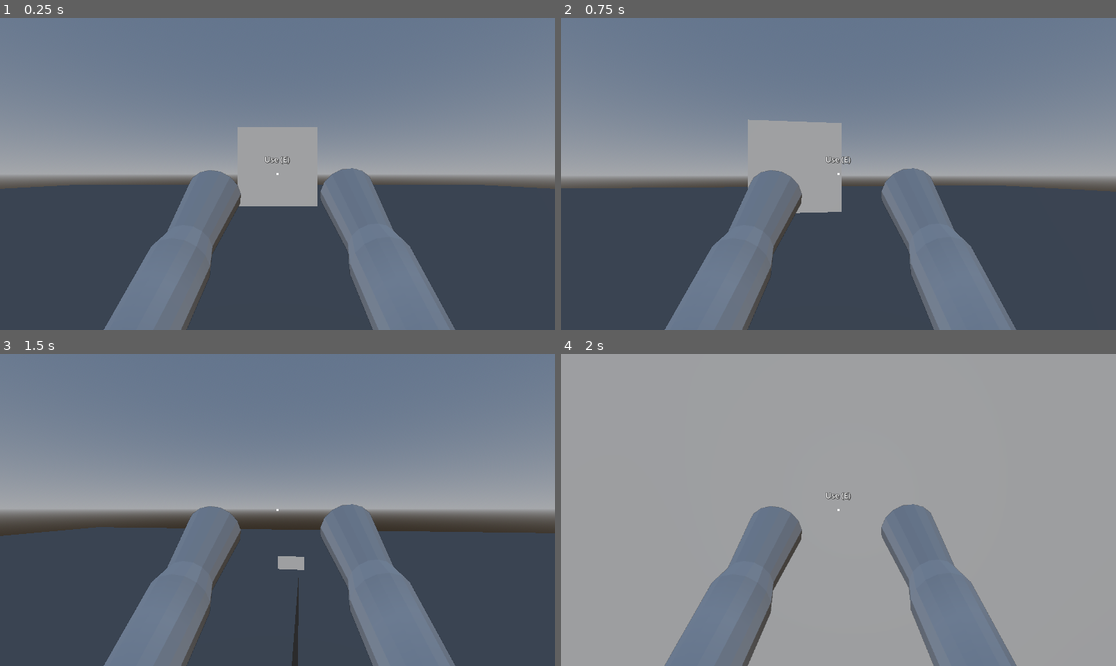
Above: before the commit, frames 1-4 (two rows, left to right).
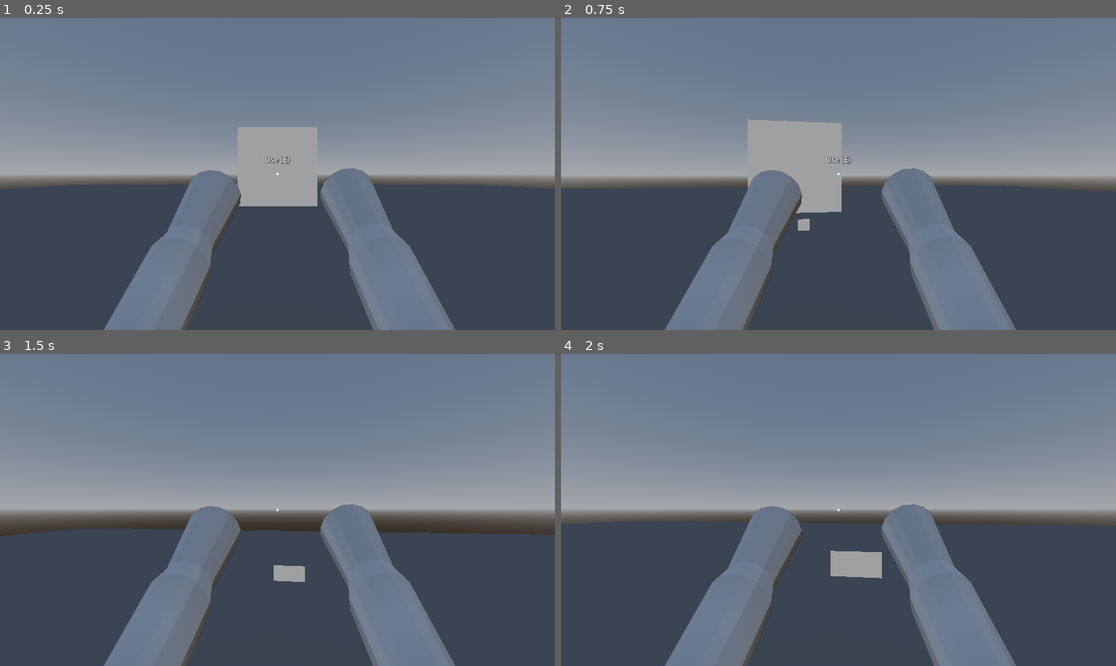
Above: after the commit, the same moments.

Repository: arch-it-ect-9/player-drop-in-scene
Game: Godot game, scene res://scenes/levels/test_level.tscn
Same seed, same stepped clock (60 frames per second), same inputs: the game is played once before the commit and once after it.
Inputs (mouse positions are in pixels of both pictures, inside the frame that each line leads up to):
- Up to frame 1 (0.25 s): no input
- Up to frame 2 (0.75 s): tap Enter at 0.5 s; move the mouse to (866, 174) at 0.52 s; press the mouse at (866, 174) at 0.53 s; hold W (move_forward) from 0.53 s (still down)
- Up to frame 3 (1.5 s): keep holding W (move_forward); tap Space (jump) at 0.77 s; tap E (interact) at 0.8, 1.35 s; move the mouse to (249, 510) at 1.27 s; release the mouse at (249, 510) at 1.28 s
- Up to frame 4 (2 s): keep holding W (move_forward); tap Space (jump) at 1.52 s; click (810, 510) at 1.55 s

Frame 1 is identical in both runs. In frame 2, less than 0.1% of the frame differs, in the area x 42-45%, y 64-69%; in frame 3, 0.8%; in frame 4, 74%, in the area x 0-100%, y 0-100%.

Commit message:
Updated workspacesummary. Added a holdable item (scene) for testing new holdable.gd, interactable.gd game mechanics. Updated player.gd to use updated interaction mechanics. Latest stable release.

Diff:
--- a/scenes/actors/player/player.tscn
+++ b/scenes/actors/player/player.tscn
@@ -29,6 +29,7 @@
 [node name="InteractRay" type="RayCast3D" parent="Head"]
 exclude_parent = false
 target_position = Vector3(0, 0, -3)
+collision_mask = 8
 
 [node name="HoldPoint" type="Marker3D" parent="Head"]
 transform = Transform3D(0.9547608, 0.11619362, 0.27373502, 0, 0.92050487, -0.39073113, -0.29737487, 0.37305477, 0.87886196, 0.33, -0.135, -1.145)
--- a/scenes/gameplay/interactables/button.tscn
+++ b/scenes/gameplay/interactables/button.tscn
@@ -8,6 +8,7 @@
 [sub_resource type="BoxShape3D" id="BoxShape3D_ll0wn"]
 
 [node name="Button" type="StaticBody3D"]
+collision_layer = 8
 script = ExtResource("1_gokab")
 
 [node name="MeshInstance3D" type="MeshInstance3D" parent="."]
--- /dev/null
+++ b/scenes/gameplay/interactables/holdable_test_item.tscn
@@ -0,0 +1,26 @@
+[gd_scene load_steps=5 format=3 uid="uid://x3wxja7jfaf3"]
+
+[ext_resource type="Script" uid="uid://odpr1l22jufx" path="res://scripts/gameplay/interactable.gd" id="1_pn4p4"]
+[ext_resource type="Script" uid="uid://c1ke4jy6hgrii" path="res://scripts/gameplay/holdable.gd" id="2_mvdxn"]
+
+[sub_resource type="BoxMesh" id="BoxMesh_o5qo2"]
+
+[sub_resource type="BoxShape3D" id="BoxShape3D_3rx5d"]
+
+[node name="RigidBody3D" type="RigidBody3D"]
+collision_layer = 8
+
+[node name="Mesh" type="MeshInstance3D" parent="."]
+transform = Transform3D(0.29, 0, 0, 0, 0.29, 0, 0, 0, 0.29, 0, 0, 0)
+mesh = SubResource("BoxMesh_o5qo2")
+
+[node name="CollisionShape3D" type="CollisionShape3D" parent="."]
+transform = Transform3D(0.29, 0, 0, 0, 0.29, 0, 0, 0, 0.29, 0, 0, 0)
+shape = SubResource("BoxShape3D_3rx5d")
+
+[node name="Interactable" type="Node" parent="."]
+script = ExtResource("1_pn4p4")
+interaction_type = 1
+
+[node name="Holdable" type="Node" parent="."]
+script = ExtResource("2_mvdxn")
--- a/scenes/levels/test_level.tscn
+++ b/scenes/levels/test_level.tscn
@@ -1,7 +1,8 @@
-[gd_scene load_steps=9 format=3 uid="uid://e3fdy8h24p5"]
+[gd_scene load_steps=10 format=3 uid="uid://e3fdy8h24p5"]
 
 [ext_resource type="PackedScene" uid="uid://b3gqjpq5gcrs1" path="res://scenes/actors/player/player.tscn" id="1_fr1um"]
 [ext_resource type="PackedScene" uid="uid://d1cw1gxmumlhg" path="res://scenes/gameplay/target.tscn" id="3_48ne7"]
+[ext_resource type="PackedScene" uid="uid://x3wxja7jfaf3" path="res://scenes/gameplay/interactables/holdable_test_item.tscn" id="4_48ne7"]
 [ext_resource type="PackedScene" uid="uid://cg6iq61db0ftr" path="res://scenes/gameplay/interactables/button.tscn" id="4_v45ci"]
 
 [sub_resource type="ProceduralSkyMaterial" id="ProceduralSkyMaterial_gojnm"]
@@ -44,3 +45,6 @@
 
 [node name="Button" parent="." instance=ExtResource("4_v45ci")]
 transform = Transform3D(1, 0, 0, 0, 1, 0, 0, 0, 1, 0, 1.4265382, -3.2501435)
+
+[node name="RigidBody3D" parent="." instance=ExtResource("4_48ne7")]
+transform = Transform3D(1, 0, 0, 0, 1, 0, 0, 0, 1, 0, 1.68385, -5.6174827)
--- a/scripts/player/player.gd
+++ b/scripts/player/player.gd
@@ -64,6 +64,9 @@
 
 @export var held_item: RigidBody3D = null
 var _held_snapped := false
+var _held_holdable: Holdable = null
+var _held_fireable: Fireable = null
+var _held_original_gravity_scale: float = 1.0
 
 ## Returns true if the player is currently holding an item.
 var is_holding: bool:
@@ -81,6 +84,8 @@
 		# Item was destroyed externally - clean up state
 		print_debug("[Player] held_item was destroyed externally, cleaning up state")
 		held_item = null
+		_held_holdable = null
+		_held_fireable = null
 		_held_snapped = false
 		_set_character_hold_state(false)
 		_set_hand_visibility_override(false)
@@ -182,7 +187,7 @@
 
 	# Fire (Left click) - attack / use held item (no pickup)
 	if event.is_action_pressed("fire"):
-		_try_melee()
+		_try_fire_or_melee()
 
 	# Look
 	if event is InputEventMouseMotion:
@@ -254,10 +259,18 @@
 		# Finalize (snap/reparent) when close enough
 		if curr_xform.origin.distance_to(target_xform.origin) <= hold_snap_distance:
 			# Reparent to hold_point (world-space, follows camera)
-			held_item.reparent(hold_point)
+			held_item.reparent(hold_point, true)
 			held_item.transform = Transform3D.IDENTITY
-			# Finalize the held state on the item (re-stabilize physics)
-			held_item.finalize_hold()
+
+			# Apply per-item hand tuning from Holdable
+			if _held_holdable != null:
+				held_item.position = _held_holdable.hold_offset
+				held_item.rotation_degrees = _held_holdable.hold_rotation_degrees
+
+			# Optional backwards compatibility
+			if held_item.has_method("finalize_hold"):
+				held_item.call("finalize_hold")
+
 			_held_snapped = true
 			# Trigger Hold only once pickup is finalized (snapped into hand)
 			_set_character_hold_state(true)
@@ -399,6 +412,62 @@
 				_saved_surface_materials.erase(key)
 
 
+func _find_owner_rigidbody(from: Node) -> RigidBody3D:
+	var n: Node = from
+	while n != null:
+		if n is RigidBody3D:
+			return n as RigidBody3D
+		n = n.get_parent()
+	return null
+
+
+func _get_holdable(body: RigidBody3D) -> Holdable:
+	return body.get_node_or_null("Holdable") as Holdable
+
+
+func _get_fireable(body: RigidBody3D) -> Fireable:
+	return body.get_node_or_null("Fireable") as Fireable
+
+
+func request_hold(body: RigidBody3D) -> bool:
+	if body == null or not is_instance_valid(body):
+		return false
+	if is_holding:
+		return false
+
+	var holdable := _get_holdable(body)
+	if holdable == null:
+		return false
+	if not holdable.can_hold():
+		return false
+
+	held_item = body
+	_held_holdable = holdable
+	_held_fireable = _get_fireable(body)
+	_held_original_gravity_scale = held_item.gravity_scale
+	_held_snapped = false
+
+	# Stabilize immediately while lerping to HoldPoint
+	held_item.linear_velocity = Vector3.ZERO
+	held_item.angular_velocity = Vector3.ZERO
+
+	# Holdable owns freeze/collisions-off behavior
+	_held_holdable.on_held(self)
+
+	return true
+
+
+func _release_held_item_to(parent: Node, world_xform: Transform3D) -> void:
+	if _held_holdable != null:
+		_held_holdable.on_released(self)
+
+	# Restore original gravity scale unless caller overrides it
+	held_item.gravity_scale = _held_original_gravity_scale
+
+	held_item.reparent(parent, true)
+	held_item.global_transform = world_xform
+
+
 func _drop_item() -> void:
 	if not is_holding or not _validate_held_item():
 		return
@@ -409,8 +478,8 @@
 	# Use hold_point position for drop origin (world-space, tracks with camera)
 	drop_transform.origin = hold_point.global_transform.origin
 
-	# Call the pickup's drop helper which reparents and restores collisions/physics
-	held_item.on_dropped(drop_parent, drop_transform)
+	# Release via Holdable component
+	_release_held_item_to(drop_parent, drop_transform)
 
 	# Give it a light forward toss and lighter gravity so it falls gently
 	var forward := -camera.global_transform.basis.z
@@ -419,6 +488,8 @@
 
 	# Clear held state
 	held_item = null
+	_held_holdable = null
+	_held_fireable = null
 	_held_snapped = false
 	_set_character_hold_state(false)
 	_set_hand_visibility_override(false)
@@ -438,8 +509,8 @@
 	# Use hold_point position for throw origin
 	throw_transform.origin = hold_point.global_transform.origin
 
-	# Call the pickup's drop helper which reparents and restores collisions/physics
-	held_item.on_dropped(throw_parent, throw_transform)
+	# Release via Holdable component
+	_release_held_item_to(throw_parent, throw_transform)
 
 	# Calculate throw direction from camera's forward vector
 	var throw_direction := -camera.global_transform.basis.z
@@ -452,6 +523,8 @@
 
 	# Clear held state
 	held_item = null
+	_held_holdable = null
+	_held_fireable = null
 	_held_snapped = false
 	_set_character_hold_state(false)
 	_set_hand_visibility_override(false)
@@ -466,8 +539,17 @@
 
 	var hit := interact_ray.get_collider()
 	var interactable := _find_interactable(hit)
-	if interactable:
-		interactable.interact(self)
+	if interactable == null:
+		return
+
+	# Keep existing behavior: emit interacted(user)
+	interactable.interact(self)
+
+	# NEW: pickup is handled directly by Player (no bridge script required)
+	if interactable.interaction_type == Interactable.InteractionType.PICKUP:
+		var body := _find_owner_rigidbody(interactable)
+		if body != null:
+			request_hold(body)
 
 func _find_interactable(hit: Object) -> Interactable:
 	if hit is not Node:
@@ -483,6 +565,22 @@
 	return null
 
 
+func _try_fire_or_melee() -> void:
+	if not is_holding or not _validate_held_item():
+		return
+
+	# Prefer Fireable if present + enabled
+	if _held_fireable == null:
+		_held_fireable = _get_fireable(held_item)
+
+	if _held_fireable != null and _held_fireable.is_fireable:
+		if _held_fireable.fire(self):
+			return
+
+	# Fallback: existing melee raycast
+	_try_melee()
+
+
 func _try_melee() -> void:
 	# Only melee if holding something valid
 	if not is_holding or not _validate_held_item():
Not shown, added: scripts/gameplay/holdable.gd.uid
Not shown, changed: workspacesummary.20260112.md
